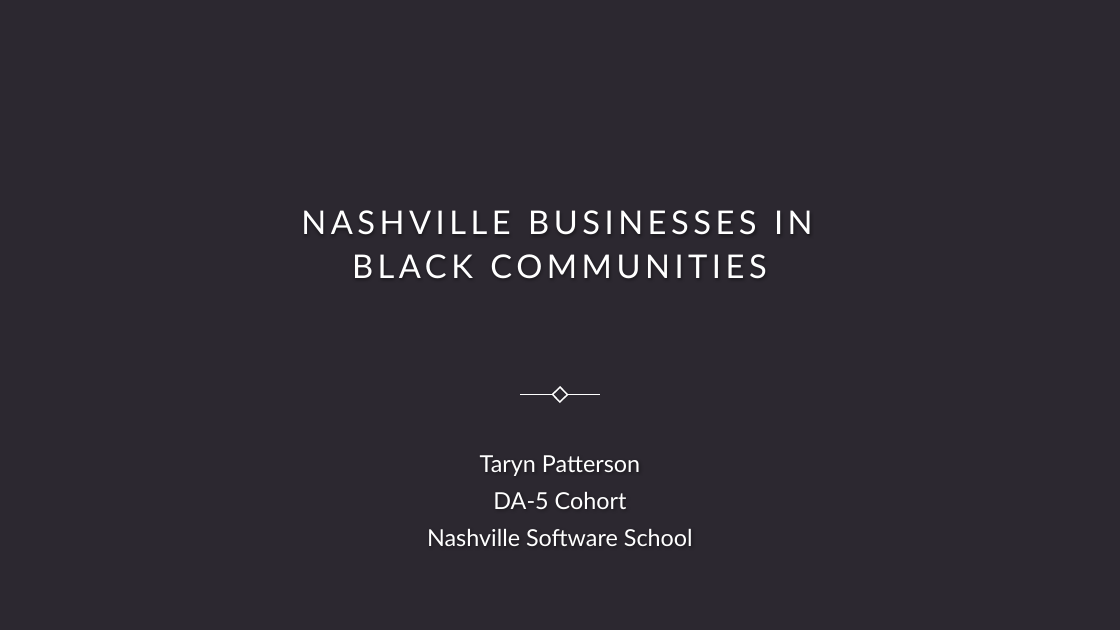
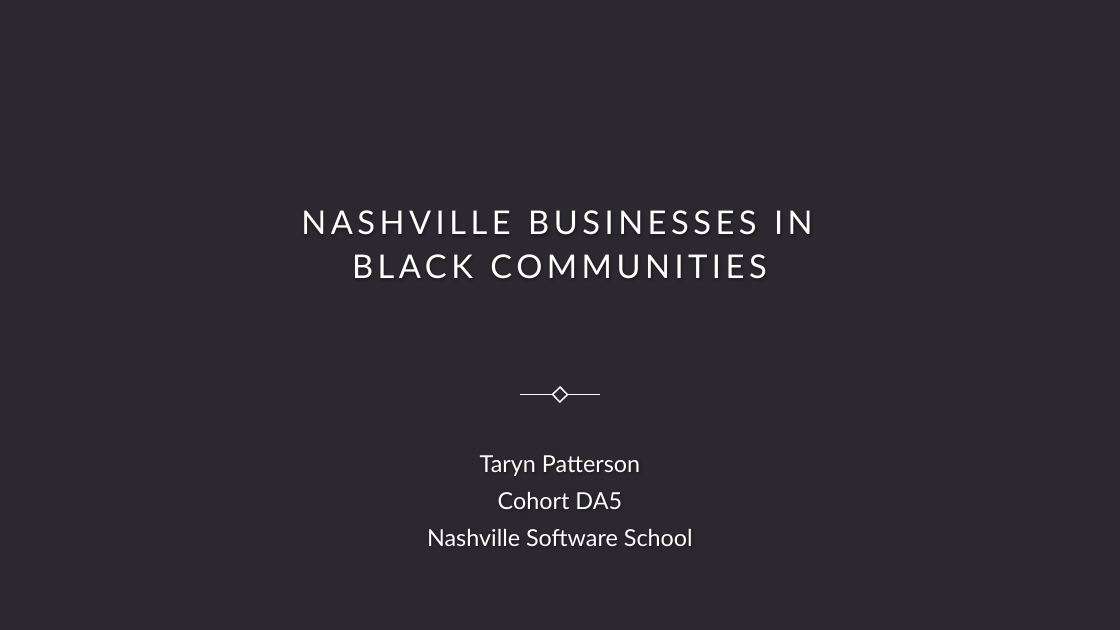
Before and after one commit to tarynpatterson/nashville-businesses-in-black-communities, a slide deck: slide 1 of Nashville Businesses in Black Communities.pptx. Drawn at 1120x630 pixels with LibreOffice and Linux fonts; fonts in the diff are those of the drawing; background and template pictures are left out; a plain dark background stands for a picture behind light text. Boxes give left, top, right and bottom in pixels: in the first picture for what was removed or moved away, otherwise in the second. Text is boxed around its words. In the diff, an @@ line names an element or a change of style, - is before the commit and + after.

```diff
--- a/Nashville Businesses in Black Communities.pptx
+++ b/Nashville Businesses in Black Communities.pptx
@@ subtitle at (498,492,622,509): text changed @@
-DA-5 Cohort
+Cohort DA5
```
Also in this commit, not shown: 1 other file.
